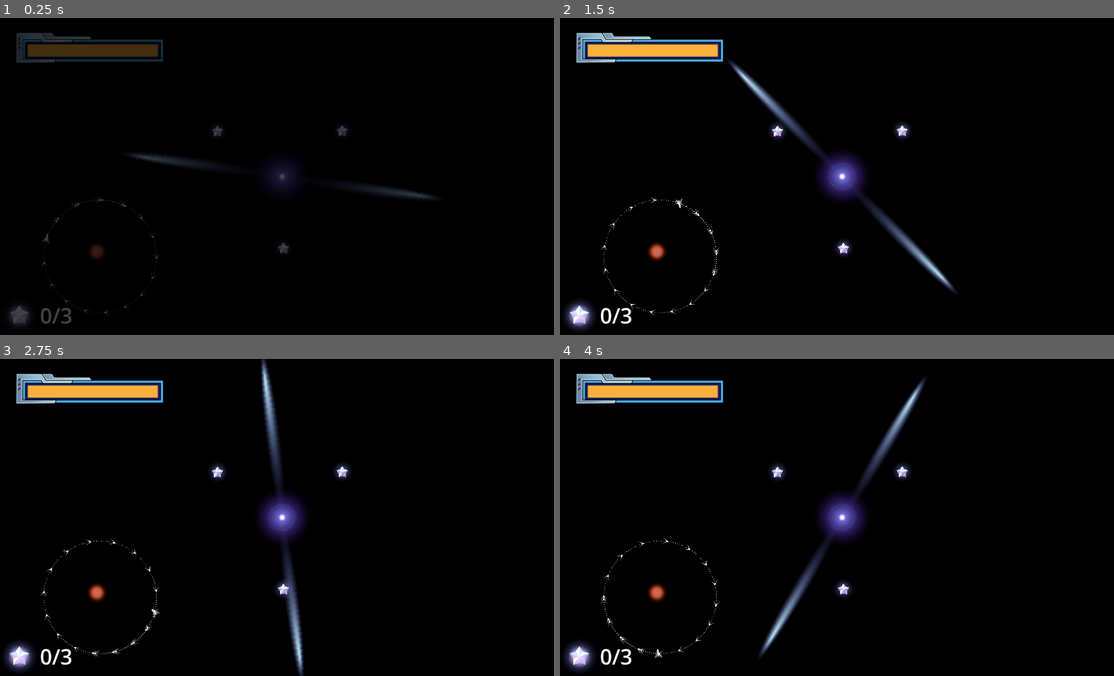
Above: before the commit, frames 1-4 (two rows, left to right).
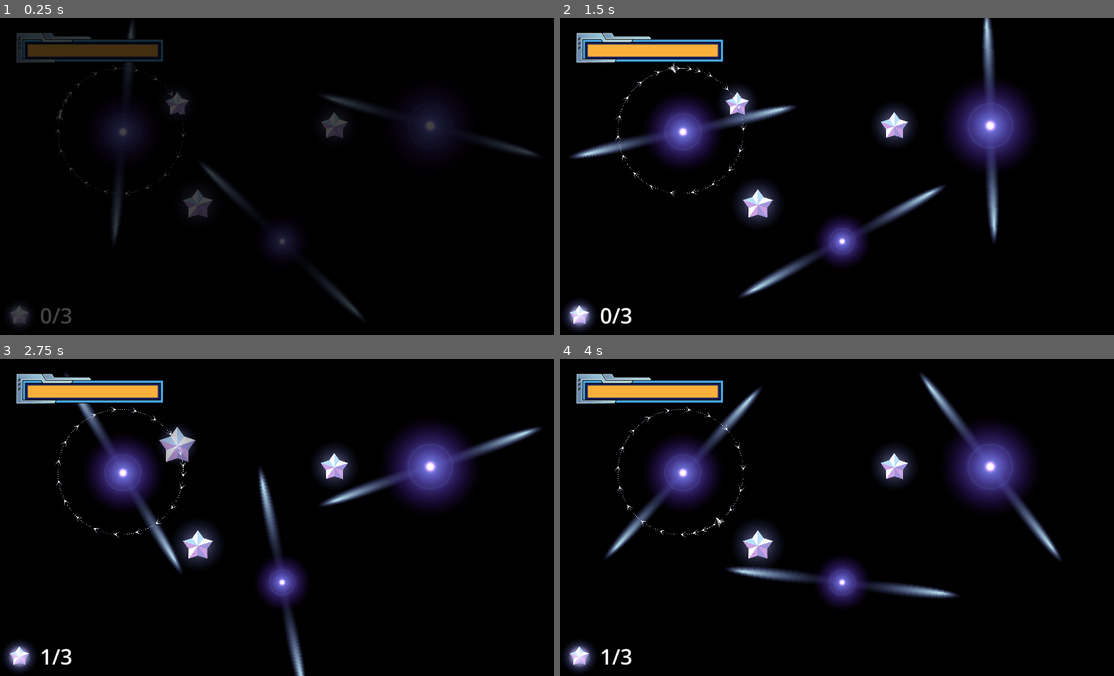
Above: after the commit, the same moments.

Repository: revanj/AstronautAndOrbit
Game: Godot game, scene res://TestLevels/TestPulsars.tscn
The game is run twice, just before and just after one commit, with the same random seed, the same clock (stepped at 60 frames per second) and the same inputs. This scene is started directly instead of the project's main scene. The engine's default icon, where the game draws it, is replaced by a stand-in: a white triangle on a blue panel in a dark square.
Inputs (mouse positions are in pixels of both pictures, inside the frame that each line leads up to):
- Up to frame 1 (0.25 s): no input
- Up to frame 2 (1.5 s): tap Enter at 0.5 s; move the mouse to (964, 160) at 0.52 s; hold D (thruster_right_turn) 0.53-1.25 s; click (964, 160) at 0.67 s; click (964, 160) at 0.77 s; drag from (731, 192) to (659, 252) at 1.27 s
- Up to frame 3 (2.75 s): move the mouse to (337, 447) at 2.02 s; hold D (thruster_right_turn) from 2.03 s (still down)
- Up to frame 4 (4 s): release D (thruster_right_turn) at 2.75 s; drag from (814, 580) to (831, 435) at 2.77 s; move the mouse to (1014, 565) at 3.52 s; hold A (thruster_left_turn) from 3.53 s (still down); click (1014, 565) at 3.77 s

The runs differ from the first frame. In frame 1, 5.6% of the frame differs, in the area x 7-98%, y 1-95%; in frame 2, 14%, in the area x 1-86%, y 0-94%; in frame 3, 13%; in frame 4, 14%.

Commit message:
finish test pulsars

Diff:
--- a/TestLevels/TestPulsars.tscn
+++ b/TestLevels/TestPulsars.tscn
@@ -1,8 +1,7 @@
-[gd_scene load_steps=8 format=3 uid="uid://cn7qedrwpqxqh"]
+[gd_scene load_steps=7 format=3 uid="uid://cn7qedrwpqxqh"]
 
 [ext_resource type="PackedScene" uid="uid://w6gs4ljwad72" path="res://LevelBase.tscn" id="1_nwhyb"]
 [ext_resource type="PackedScene" uid="uid://b160ih64nd20k" path="res://GravityObjects/Star.tscn" id="2_la6aq"]
-[ext_resource type="Texture2D" uid="uid://cya38ef4wtcxt" path="res://Art/StarFailedwannabe.svg" id="3_pecfy"]
 [ext_resource type="PackedScene" uid="uid://co8brsgf1hgks" path="res://EnergyStar.tscn" id="4_mtmmp"]
 [ext_resource type="Texture2D" uid="uid://cgtd6f5q8jxrl" path="res://Art/StarNeutron.svg" id="4_rj1ek"]
 [ext_resource type="PackedScene" uid="uid://s0ago0barwn0" path="res://GravityObjects/DeathBeams.tscn" id="5_rxtsv"]
@@ -12,34 +11,61 @@
 [node name="LevelBase" instance=ExtResource("1_nwhyb")]
 
 [node name="Spaceship" parent="." index="0"]
-position = Vector2(-811, 275)
+position = Vector2(-763, -152)
 starting_big_jump_fuel = 0
-starting_velocity = 633.335
+starting_velocity = 546.1
 
 [node name="Stars" parent="." index="1"]
 material = SubResource("ShaderMaterial_2lpja")
 
 [node name="Star" parent="Stars" index="0" instance=ExtResource("2_la6aq")]
-position = Vector2(-630, 256)
-texture = ExtResource("3_pecfy")
-effect_radius = 350.0
+position = Vector2(-541, -152)
+texture = ExtResource("4_rj1ek")
+effect_radius = 400.0
 
 [node name="Sprite2D" parent="Stars/Star" index="1"]
-scale = Vector2(1, 1)
-texture = ExtResource("3_pecfy")
-
-[node name="Star2" parent="Stars" index="1" instance=ExtResource("2_la6aq")]
+scale = Vector2(0.586177, 0.586177)
 texture = ExtResource("4_rj1ek")
 
+[node name="DeathBeams" parent="Stars/Star" index="2" instance=ExtResource("5_rxtsv")]
+rotation = 1.38126
+scale = Vector2(0.709943, 1)
+rotation_rate = 58.0
+
+[node name="Star3" parent="Stars" index="1" instance=ExtResource("2_la6aq")]
+position = Vector2(504, -173)
+texture = ExtResource("4_rj1ek")
+effect_radius = 400.0
+
+[node name="Sprite2D" parent="Stars/Star3" index="1"]
+scale = Vector2(0.726174, 0.726174)
+texture = ExtResource("4_rj1ek")
+
+[node name="DeathBeams" parent="Stars/Star3" index="2" instance=ExtResource("5_rxtsv")]
+scale = Vector2(0.72, 1)
+rotation_rate = 58.0
+
+[node name="Star2" parent="Stars" index="2" instance=ExtResource("2_la6aq")]
+position = Vector2(0, 221)
+texture = ExtResource("4_rj1ek")
+effect_radius = 400.0
+
 [node name="DeathBeams" parent="Stars/Star2" index="2" instance=ExtResource("5_rxtsv")]
+rotation = 1.03499
+scale = Vector2(0.717269, 1)
+rotation_rate = -58.0
 
 [node name="EnergyCrystal2" parent="Crystals" index="0" instance=ExtResource("4_mtmmp")]
-position = Vector2(204, -156)
+position = Vector2(177, -175)
+scale = Vector2(0.376673, 0.376673)
 
 [node name="EnergyCrystal3" parent="Crystals" index="1" instance=ExtResource("4_mtmmp")]
-position = Vector2(-220, -155)
+position = Vector2(-357, -249)
+scale = Vector2(0.3189, 0.327036)
 
 [node name="EnergyCrystal4" parent="Crystals" index="2" instance=ExtResource("4_mtmmp")]
-position = Vector2(3.99997, 244)
+position = Vector2(-287, 92)
+scale = Vector2(0.411383, 0.411383)
 
 [editable path="Stars/Star"]
+[editable path="Stars/Star3"]
--- a/TestLevels/TestZigZag.tscn
+++ b/TestLevels/TestZigZag.tscn
@@ -1,13 +1,9 @@
-[gd_scene load_steps=10 format=3 uid="uid://wq0repfe8yqh"]
+[gd_scene load_steps=6 format=3 uid="uid://wq0repfe8yqh"]
 
 [ext_resource type="PackedScene" uid="uid://w6gs4ljwad72" path="res://LevelBase.tscn" id="1_b00ni"]
 [ext_resource type="PackedScene" uid="uid://b160ih64nd20k" path="res://GravityObjects/Star.tscn" id="2_wy4ki"]
 [ext_resource type="Texture2D" uid="uid://cya38ef4wtcxt" path="res://Art/StarFailedwannabe.svg" id="3_7qkvq"]
-[ext_resource type="Texture2D" uid="uid://c0l4834alk2ea" path="res://Art/StarWhitedwarf.svg" id="4_08fty"]
 [ext_resource type="PackedScene" uid="uid://co8brsgf1hgks" path="res://EnergyStar.tscn" id="4_wmolu"]
-[ext_resource type="Texture2D" uid="uid://dgcs0446kymnp" path="res://Art/StarRed.svg" id="5_c57mj"]
-[ext_resource type="Texture2D" uid="uid://b5415ew3ht8x1" path="res://Art/StarYellowdwarf.svg" id="5_ta2mf"]
-[ext_resource type="Texture2D" uid="uid://b6tmw15kmlkle" path="res://Art/StarBlue.svg" id="7_qc7x0"]
 
 [sub_resource type="ShaderMaterial" id="ShaderMaterial_2lpja"]
 
@@ -37,7 +33,7 @@
 
 [node name="Sprite2D" parent="Stars/Star2" index="1"]
 scale = Vector2(1, 1)
-texture = ExtResource("4_08fty")
+texture = ExtResource("3_7qkvq")
 
 [node name="Star3" parent="Stars" index="2" instance=ExtResource("2_wy4ki")]
 position = Vector2(840, -32)
@@ -46,7 +42,7 @@
 
 [node name="Sprite2D" parent="Stars/Star3" index="1"]
 scale = Vector2(1, 1)
-texture = ExtResource("5_ta2mf")
+texture = ExtResource("3_7qkvq")
 
 [node name="Star4" parent="Stars" index="3" instance=ExtResource("2_wy4ki")]
 position = Vector2(596, 377)
@@ -54,8 +50,8 @@
 effect_radius = 350.0
 
 [node name="Sprite2D" parent="Stars/Star4" index="1"]
-scale = Vector2(0.502176, 0.502176)
-texture = ExtResource("5_c57mj")
+scale = Vector2(0.991766, 0.991766)
+texture = ExtResource("3_7qkvq")
 
 [node name="Star5" parent="Stars" index="4" instance=ExtResource("2_wy4ki")]
 position = Vector2(126, 405)
@@ -63,8 +59,8 @@
 effect_radius = 350.0
 
 [node name="Sprite2D" parent="Stars/Star5" index="1"]
-scale = Vector2(0.449393, 0.449393)
-texture = ExtResource("7_qc7x0")
+scale = Vector2(1.00131, 1.00131)
+texture = ExtResource("3_7qkvq")
 
 [node name="EnergyCrystal2" parent="Crystals" index="0" instance=ExtResource("4_wmolu")]
 position = Vector2(100, -34)
